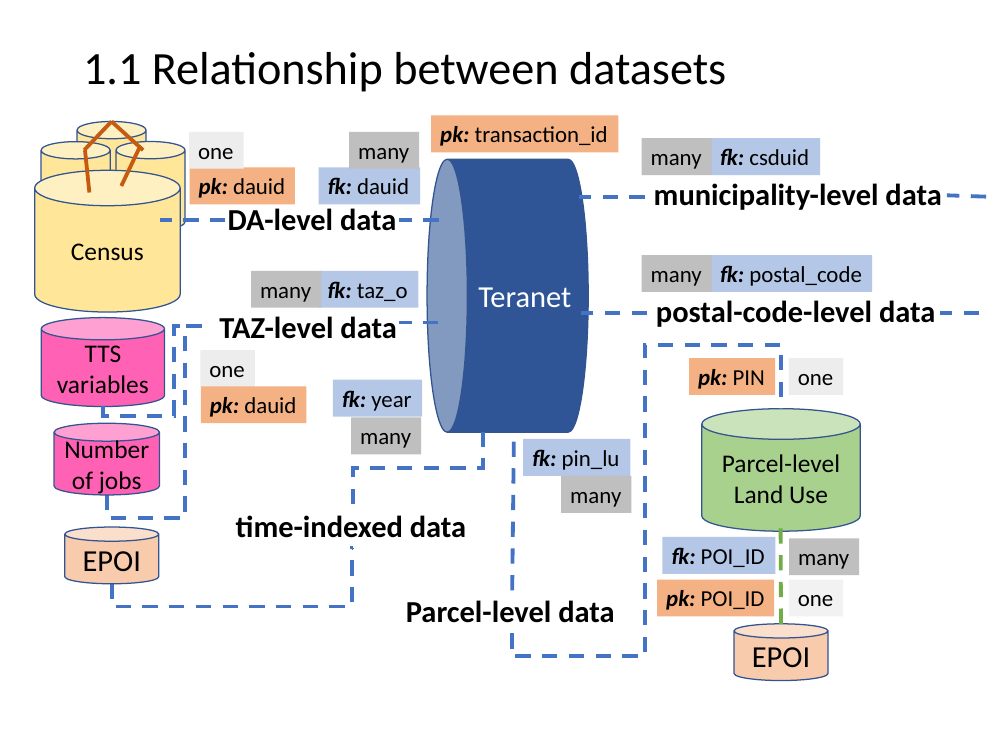
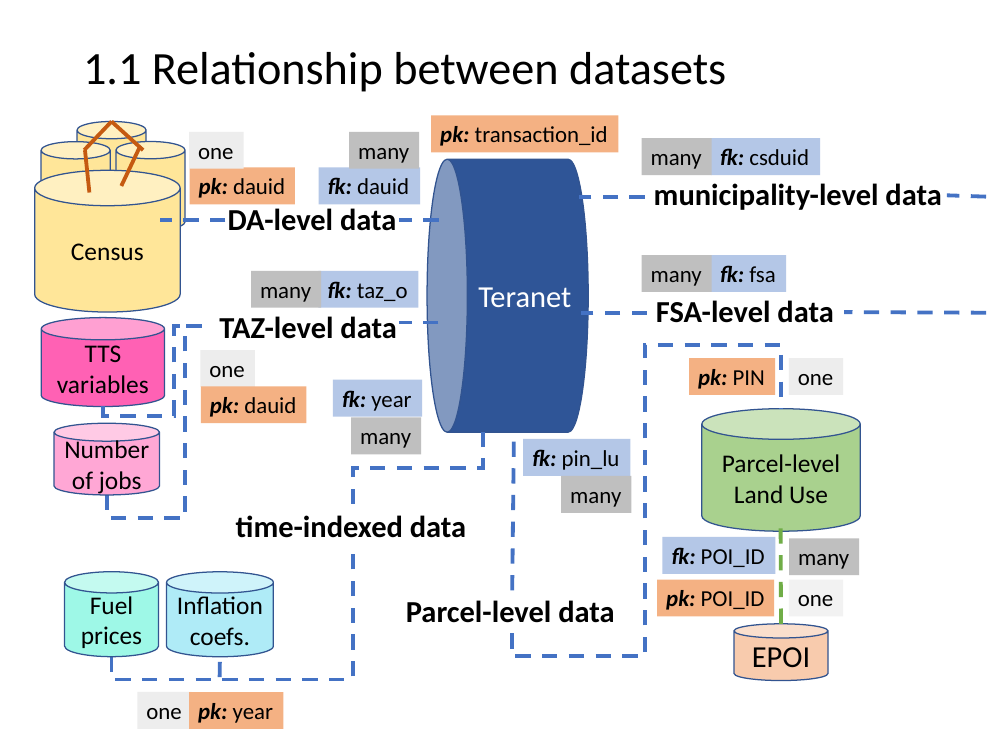
Before and after one commit to stepan-o/thesis, a slide deck: slide 3 of presentations/rdbms_design.pptx. Drawn at 1008x756 pixels with LibreOffice and Linux fonts; fonts in the diff are those of the drawing. Boxes give left, top, right and bottom in pixels: in the first picture for what was removed or moved away, otherwise in the second. Text is boxed around its words. In the diff, an @@ line names an element or a change of style, - is before the commit and + after.

Commit message:
update presentation

```diff
--- a/presentations/rdbms_design.pptx
+++ b/presentations/rdbms_design.pptx
@@ rectangle "fk: fsa": place and size @@
-rectangle "fk: fsa" at (712,255,873,292)
+rectangle "fk: fsa" at (712,255,787,292)
@@ text in rectangle at (720,265,776,282): text changed; bold on; italic on @@
-fk: postal_code
+fk: fsa
@@ text at (656,300,833,323): text changed @@
-postal-code-level data
+FSA-level data
@@ line moved from (980, 314) - (940, 314) to (986, 313) - (844, 312) @@
@@ cylinder "Number of jobs" at (54,424,159,495): fill #FF61B4 to #FFA7D5 @@
@@ elbow line moved from (112, 584) - (353, 548) to (112, 657) - (353, 549) @@
@@ cylinder "Fuel prices": place and size @@
-cylinder "Fuel prices" at (65,527,159,584)
+cylinder "Fuel prices" at (65,572,159,657)
@@ cylinder "Fuel prices" at (65,572,159,657): fill #F8CBAD to #9EF8E7 @@
@@ text in cylinder at (81,593,142,648): text changed; size 24 to 20 pt @@
-EPOI
+Fuel prices
@@ cylinder added at (166,572,273,657), fill #AFEBF7, outline #325491 1 pt, 20 pt, text #000000 @@
+Inflation
+coefs.
@@ line added from (220, 678) to (220, 657), #4472C4 3 pt dashed @@
@@ rectangle added at (137,692,191,729), fill #EDEDED, 18 pt, text #000000 @@
+one
@@ rectangle added at (189,692,284,729), fill #F4B183, 18 pt, text #000000 @@
+pk: year
```
